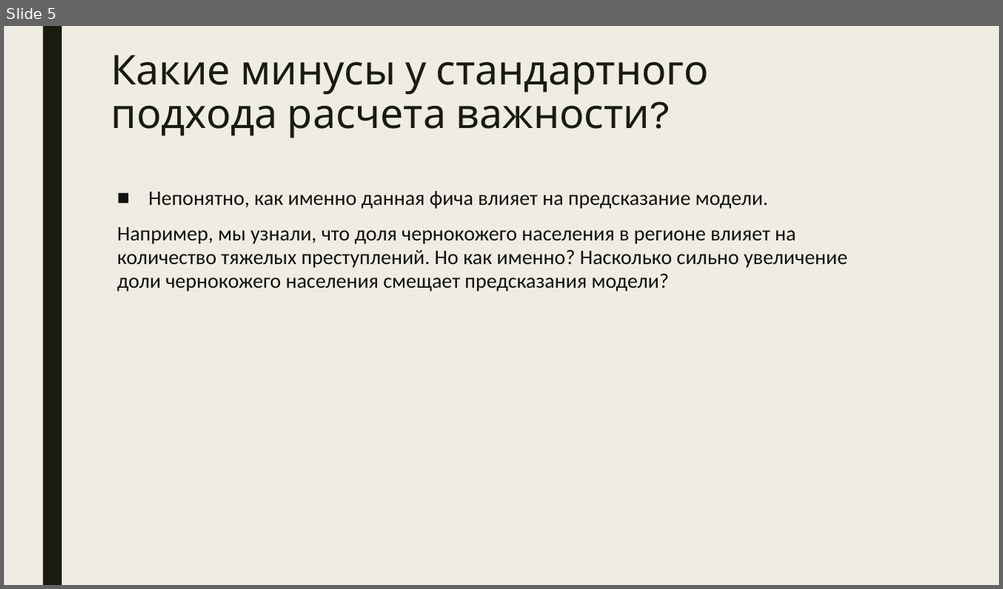
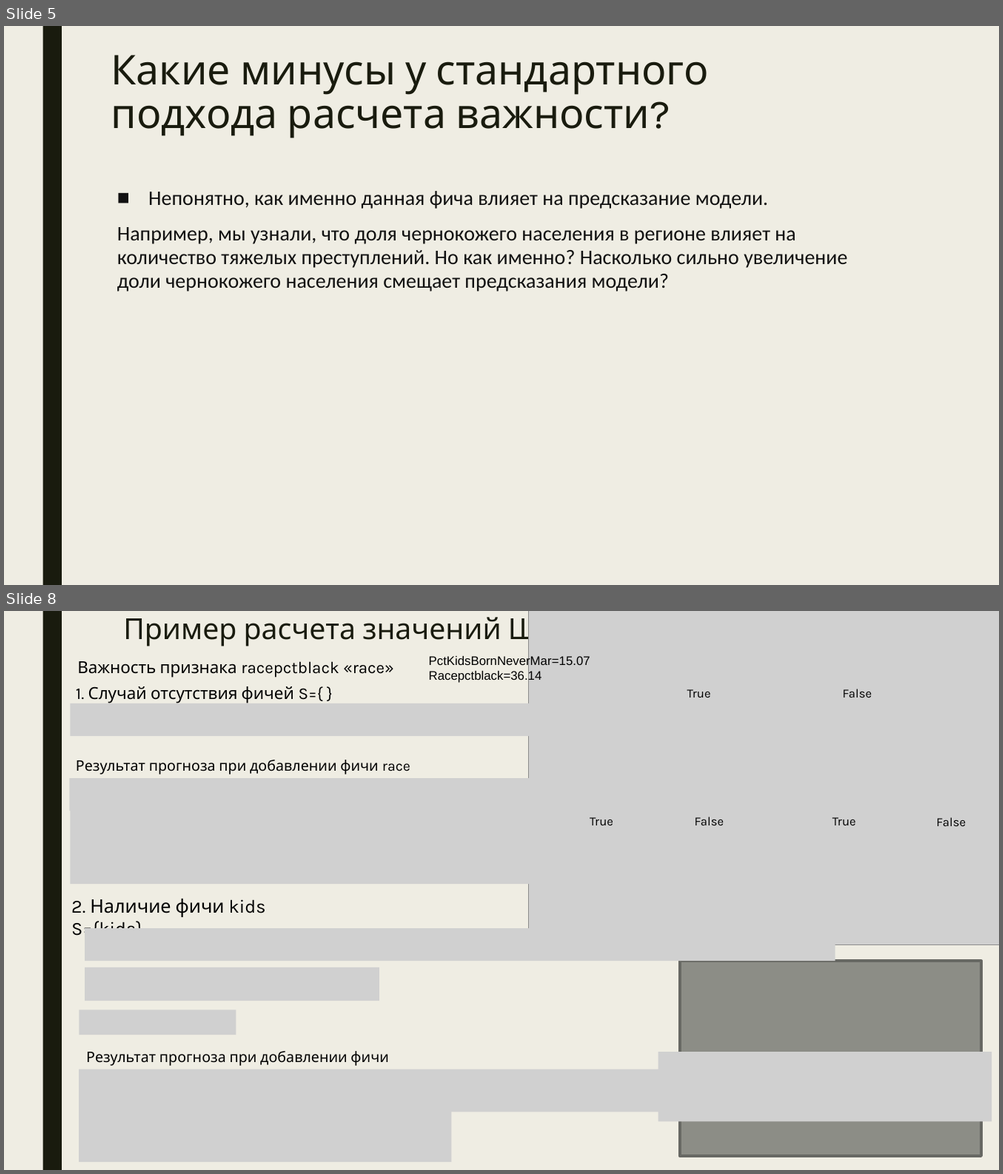
Before and after one commit to Dmitry513/Shap_training, a slide deck: Shap_for_model_interpretation.pptx. Shown one above the other, each under a label of ours: slide 5 before the commit, slides 5 and 8 after it; the slides between them are not shown. The pictures are 1003x589 and 1003x1174 pixels, drawn with LibreOffice and Linux fonts; fonts in the diff are those of the drawing; grey boxes stand for pictures. Boxes give left, top, right and bottom in pixels: in the first picture for what was removed or moved away, otherwise in the second. Text is boxed around its words. In the diff, an @@ line names an element or a change of style, - is before the commit and + after.

```diff
--- a/Shap_for_model_interpretation.pptx
+++ b/Shap_for_model_interpretation.pptx
@@ slide 8 added at (4, 611, 999, 1170), background #EFEDE3; not listed: 1 template element that a slide beside it also shows @@
@@ title added at (123, 612, 608, 647), 28 pt, text #191B0E @@
+Пример расчета значений Шепли
@@ picture added at (529, 611, 999, 946) @@
@@ text added at (429, 655, 590, 683), 12 pt, text #000000 @@
+PctKidsBornNeverMar=15.07
+Racepctblack=36.14
@@ text added at (77, 661, 394, 678), 16 pt, text #000000 @@
+Важность признака racepctblack «race»
@@ text added at (76, 686, 323, 703), 16 pt, text #000000 @@
+1. Случай отсутствия фичей S={ }
@@ text added at (687, 689, 711, 698), 12 pt, text #000000 @@
+True
@@ text added at (842, 689, 872, 698), 12 pt, text #000000 @@
+False
@@ picture added at (71, 703, 617, 736) @@
@@ text added at (76, 760, 410, 775), 14 pt, text #000000 @@
+Результат прогноза при добавлении фичи race
@@ picture added at (70, 778, 596, 811) @@
@@ picture added at (71, 807, 551, 885) @@
@@ text added at (589, 817, 613, 826), 12 pt, text #000000 @@
+True
@@ text added at (694, 817, 724, 826), 12 pt, text #000000 @@
+False
@@ text added at (832, 817, 856, 826), 12 pt, text #000000 @@
+True
@@ text added at (936, 817, 965, 826), 12 pt, text #000000 @@
+False
@@ text added at (71, 899, 266, 935), 18 pt, text #000000 @@
+2. Наличие фичи kids S={kids}
@@ picture added at (85, 929, 834, 962) @@
@@ rectangle added at (680, 962, 982, 1157), fill #8C8D86, outline #686863 2.75 pt @@
@@ picture added at (85, 968, 379, 1001) @@
@@ picture added at (79, 1010, 236, 1036) @@
@@ text added at (86, 1051, 389, 1085), 14 pt, text #000000 @@
+Результат прогноза при добавлении фичи race
@@ picture added at (658, 1052, 992, 1122) @@
@@ picture added at (79, 1070, 696, 1113) @@
@@ picture added at (79, 1103, 451, 1162) @@
```
Also in this commit, not shown: 2 slides changed, 1 other slide added, 1 slide removed, 1 other file.
